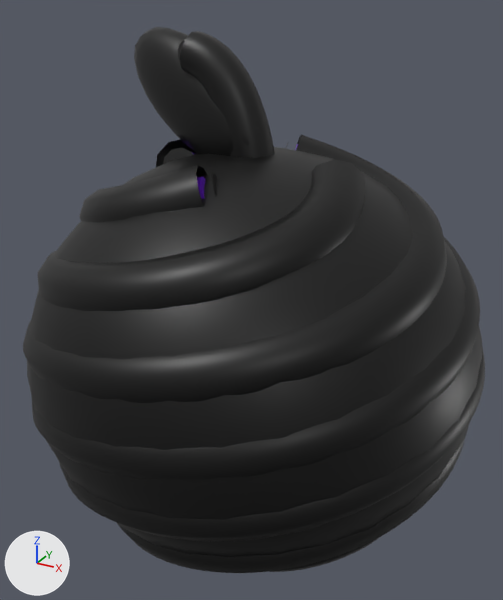
Before and after pictures for a commit that changed the glTF model assets/models3d/Fruit_Bounce.glb.
Camera for both pictures: a 50 mm lens placed at (1.51, -2.78, 1.39), pointed at (-0.01, -0.01, 0.01). The lights are fixed; the arrows at lower left show +X, +Y and +Z. The picture after the commit comes second. Vertices at exactly the same position are counted once.

The first picture shows 'Fruit_Bounce.001'.
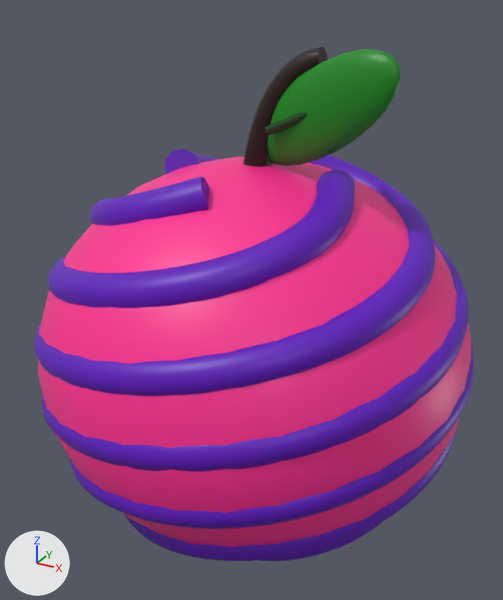
Location of each change, (x1, y1, x2, y2) in pixels of the pictures (503 x 600 px; the box of a moved part takes in the faces that stretch with it):
'Fruit_Bounce.001', reshaped
    before: (23, 27, 485, 573)
    after: (34, 47, 475, 561)
part 1 of me_sphere_002, moved or reshaped (not visible before)
    after: (267, 49, 401, 166)
part 2 of me_sphere_002, moved or reshaped (not visible before)
    after: (265, 112, 308, 136)
part 3 of me_sphere_002, deleted
    before: (23, 27, 485, 573)
part 4 of me_sphere_002, cut back
    before: (180, 31, 275, 158)
    after: (243, 47, 328, 167)

Edits to the bpy script that builds the scene:
```text
Change me_sphere_002:
    used by ob_fruit_bounce_001; location = (0.0, 0.0, 0.0)
    remove me_sphere_002.from_pydata(...)  # 12176 vertices, 24048 faces; spans x -1.12..1.12, y -1.12..1.12, z -1.24..1.25
    add me_sphere_002.from_pydata(...)  # 6028 vertices, 12024 faces; spans x -1.07..1.07, y -1.07..1.07, z -1.2..1.2
    me_sphere_002 part 1: the loose piece of 266 vertices spanning x -0.7..0.02, y -0.06..0.17, z 0.69..1.2 is turned 180 degrees about the z axis through the mesh origin
    me_sphere_002 part 2: the loose piece of 60 vertices spanning x -0.58..-0.11, y 0.07..0.13, z 0.84..1.08 is turned 180 degrees about the z axis through the mesh origin
    me_sphere_002 part 3: 19 loose pieces with 5968 vertices, spanning x -1.12..1.12, y -1.12..1.12, z -1.24..1.25, are deleted
    me_sphere_002 part 4: 2 vertices moved within x 0.0, y -0.07..0.07, z 0.61; 354 vertices removed from x -0.34..0.11, y -0.12..0.12, z 0.54..1.24; 174 vertices added at x -0.06..0.33, y -0.07..0.07, z 0.54..1.19
```
